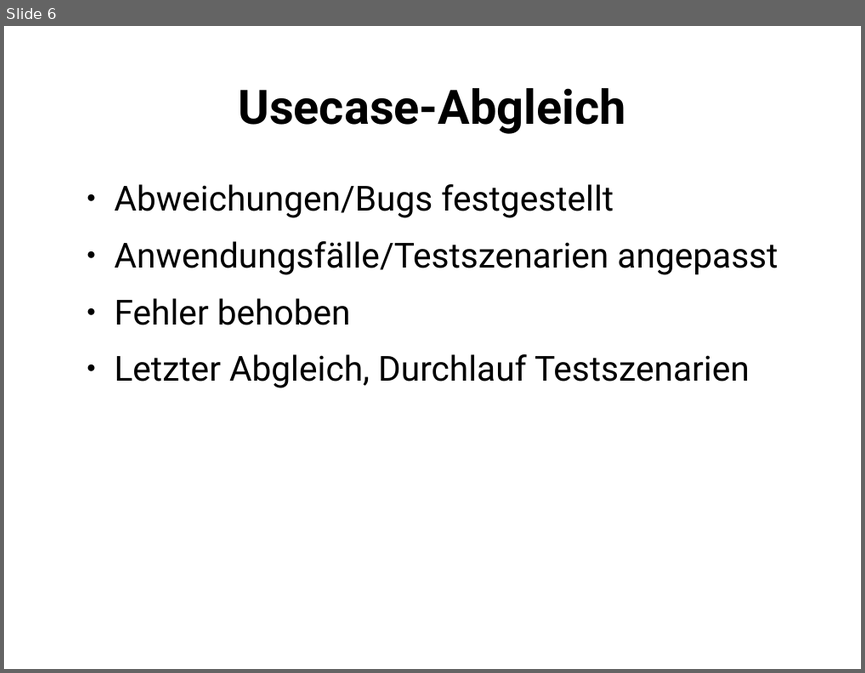
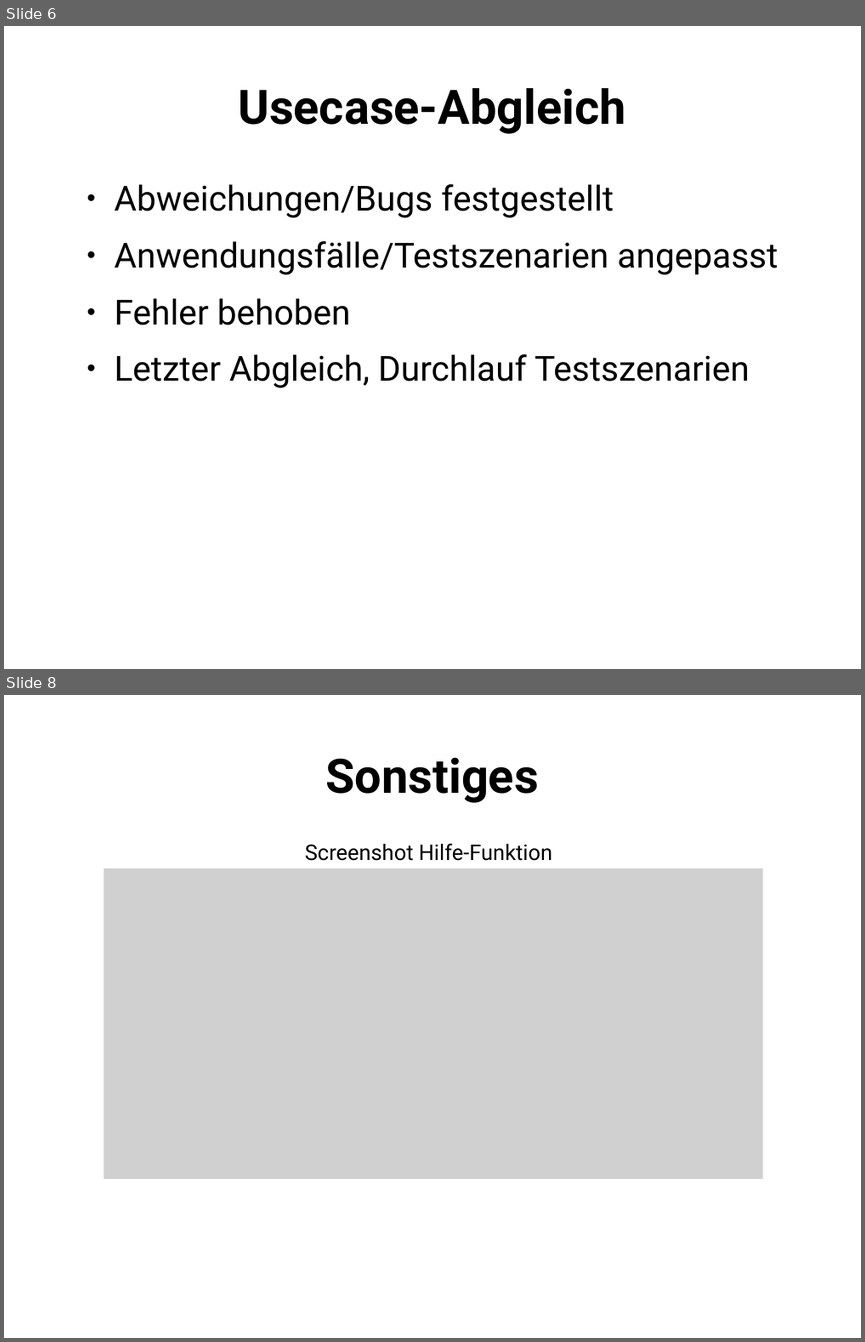
Before and after one commit to PSE-WS1617-IPD-Workflow/PSE_WS1617_IPD_Boehm_Studienplan, a slide deck: Qualitätssicherung/Präsentation/QS-Präsentation.odp. Shown one above the other, each under a label of ours: slide 6 before the commit, slides 6 and 8 after it; the slides between them are not shown. The pictures are 865x673 and 865x1342 pixels, drawn with LibreOffice and Linux fonts; fonts in the diff are those of the drawing; grey boxes stand for pictures. Boxes give left, top, right and bottom in pixels: in the first picture for what was removed or moved away, otherwise in the second. Text is boxed around its words. In the diff, an @@ line names an element or a change of style, - is before the commit and + after.

```diff
--- a/Qualitätssicherung/Präsentation/QS-Präsentation.odp
+++ b/Qualitätssicherung/Präsentation/QS-Präsentation.odp
@@ slide 8 added at (x1=4, y1=695, x2=861, y2=1338), background #FFFFFF @@
@@ title added at (x1=326, y1=757, x2=539, y2=803), 44 pt, text #000000, bold @@
+Sonstiges
@@ picture added at (x1=103, y1=868, x2=763, y2=1179), 20 pt, text #000000 @@
+Screenshot Hilfe-Funktion
```
Also in this commit, not shown: 2 slides changed, 1 other slide added, 1 slide removed, 1 other file.
